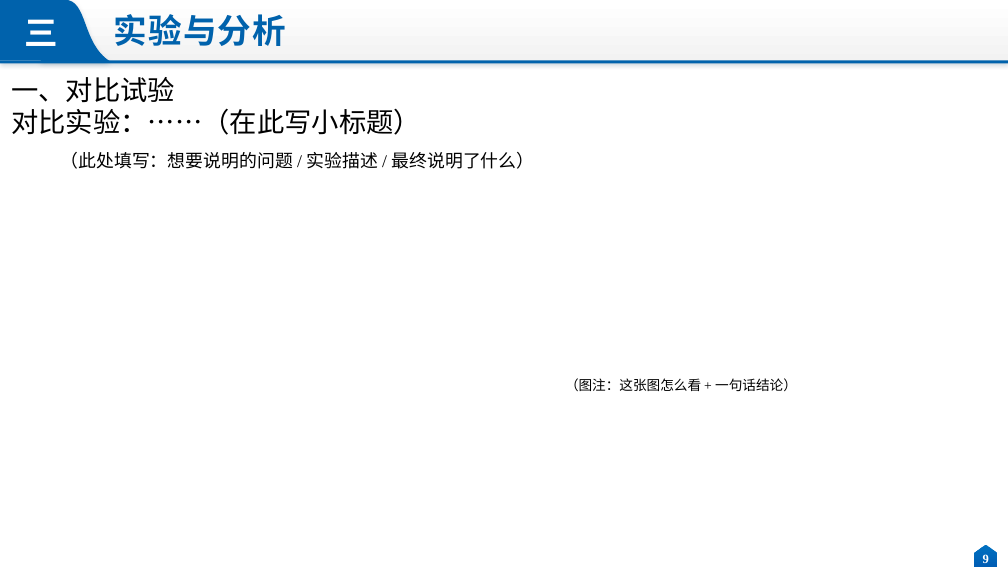
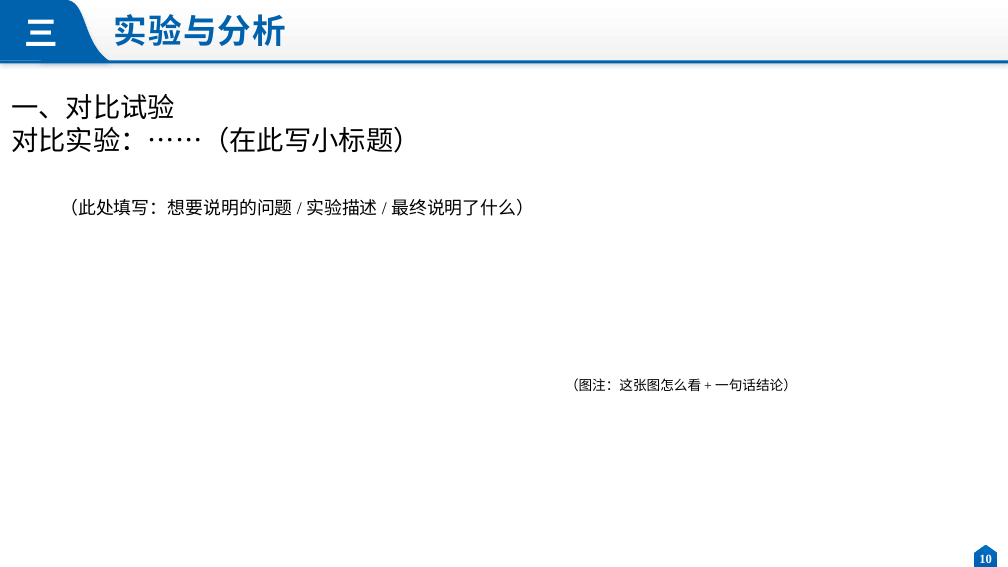
Before and after one commit to JohnJiahao/group-meeting-presentation-ppt, a slide deck: slide 10 of assets/template.pptx (slide 9 before the commit). Drawn at 1008x567 pixels with LibreOffice and Linux fonts; fonts in the diff are those of the drawing. Boxes give left, top, right and bottom in pixels: in the first picture for what was removed or moved away, otherwise in the second. Text is boxed around its words. In the diff, an @@ line names an element or a change of style, - is before the commit and + after.

Commit message:
fix: cleaner slide layout from user feedback
- template: abstract split into two pages (abstract / problems+solutions with red subheads)
- template: header renamed to 创新点, titles 创新点N：, framework page first without a number
- template: 老问题/创新做法/解决了什么问题 labels bold + highlighted
- template: move experiment titles down so they no longer collide with the header band
- docs: page budget 18 slides, layout coordinates, checklist items

```diff
--- a/assets/template.pptx
+++ b/assets/template.pptx
@@ text "一、对比试验": place and size @@
-text "一、对比试验" at [11, 77, 421, 135]
+text "一、对比试验" at [11, 94, 421, 153]
@@ text "（此处填写：想要说明的问题 / 实验描述 / 最终说明了什么）": place and size @@
-text "（此处填写：想要说明的问题 / 实验描述 / 最终说明了什么）" at [61, 152, 535, 169]
+text "（此处填写：想要说明的问题 / 实验描述 / 最终说明了什么）" at [60, 199, 534, 216]
@@ page number at [979, 554, 992, 563]: text changed @@
-9
+10
```
Also in this commit, not shown: 13 other slides changed, 1 slide added, 4 other files.
